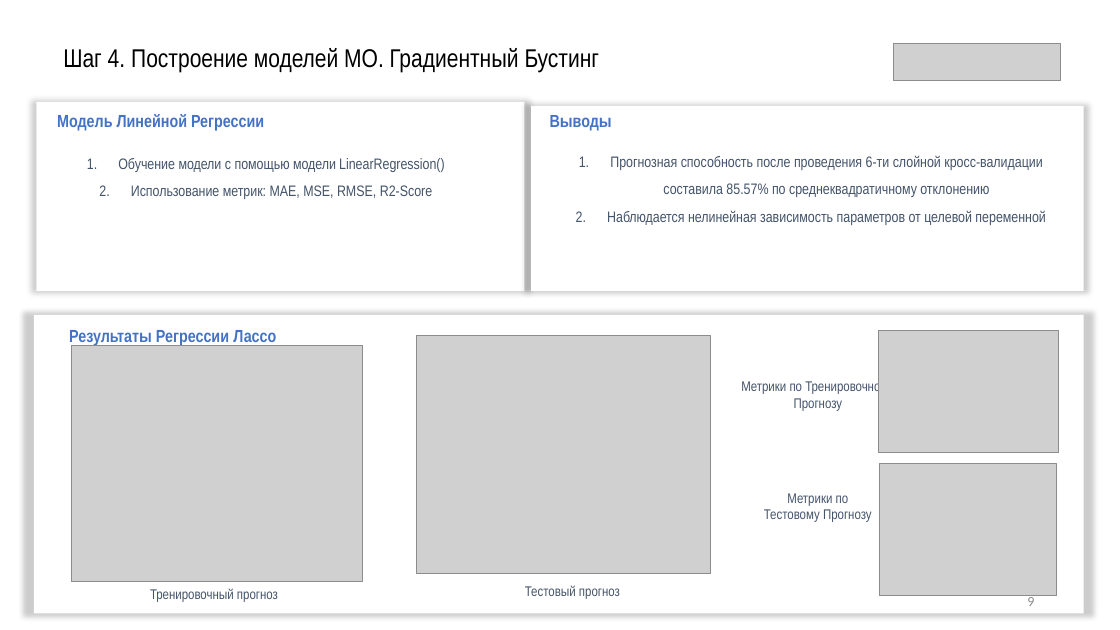
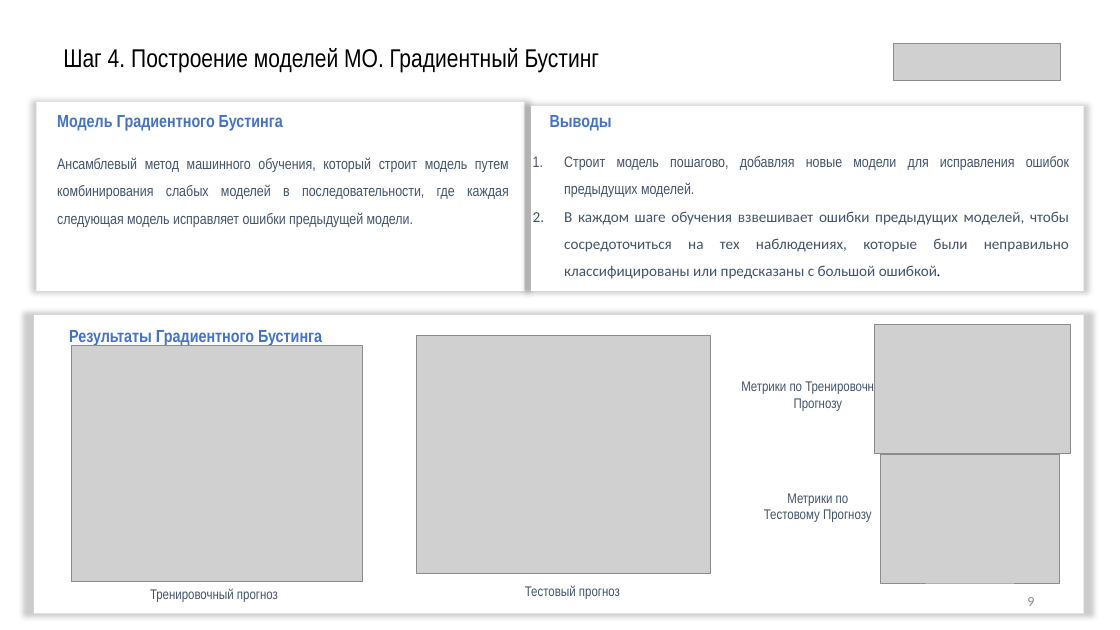
Before and after one commit to vvk79/Innopolis_final_work, a slide deck: slide 9 of Создание веб-приложения для обработки и анализа данных с.pptx. Drawn at 1120x630 pixels with LibreOffice and Linux fonts; fonts in the diff are those of the drawing; grey boxes stand for pictures. Boxes give left, top, right and bottom in pixels: in the first picture for what was removed or moved away, otherwise in the second. Text is boxed around its words. In the diff, an @@ line names an element or a change of style, - is before the commit and + after.

```diff
--- a/Создание веб-приложения для обработки и анализа данных с.pptx
+++ b/Создание веб-приложения для обработки и анализа данных с.pptx
@@ text at [57,115,283,131]: text changed @@
-Модель Линейной Регрессии
+Модель Градиентного Бустинга
@@ text at [57,157,509,227]: text changed @@
-1. Обучение модели с помощью модели LinearRegression()
-2. Использование метрик: MAE, MSE, RMSE, R2-Score
+Ансамблевый метод машинного обучения, который строит модель путем комбинирования слабых моделей в последовательности, где каждая следующая модель исправляет ошибки предыдущей модели.
@@ text at [564,156,1069,279]: text changed; font Arial Narrow to Calibri @@
-1. Прогнозная способность после проведения 6-ти слойной кросс-валидации составила 85.57% по среднеквадратичному отклонению
-2. Наблюдается нелинейная зависимость параметров от целевой переменной
+1. Строит модель пошагово, добавляя новые модели для исправления ошибок предыдущих моделей.
+2. В каждом шаге обучения взвешивает ошибки предыдущих моделей, чтобы сосредоточиться на тех наблюдениях, которые были неправильно классифицированы или предсказаны с большой ошибкой.
@@ text in rectangle at [45,188,76,196]: text added @@
+hon
@@ picture: place and size @@
-picture at [879,331,1059,453]
+picture at [875,324,1070,453]
@@ text at [69,330,322,346]: text changed @@
-Результаты Регрессии Лассо
+Результаты Градиентного Бустинга
@@ picture: place and size @@
-picture at [880,464,1056,595]
+picture at [881,455,1060,583]
```
Also in this commit, not shown: 8 other slides changed, 1 slide added, 2 slides removed, 1 other file.
